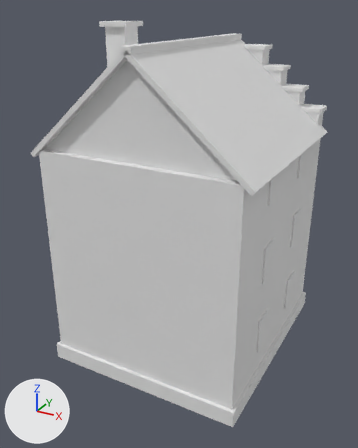
What one commit did to the glTF model assets/models/ce_gabled_townhouse_low.glb.
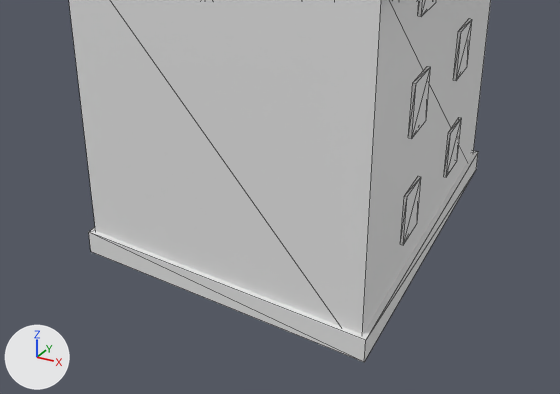
Each version appears first whole from a camera (50 mm lens) standing at (3.36, -6.57, 5.26) and looking at (-0.13, -0.22, 2.08), and next in a close-up on the part from 0% to 100% of the width and 44% to 100% of the height. Every picture has the same lights, and +X, +Y and +Z are marked at lower left. The first two pictures are the older version. The close-ups show mesh edges as thin lines. Where no turn or scale is listed for an object, it has been applied to the vertices. Vertices at exactly the same position are counted once.

Before the edit, the objects in view are built like this:
```python
me_ce_gabled_townhouse = bpy.data.meshes.new('Ce_gabled_townhouse')
me_ce_gabled_townhouse.from_pydata(...)  # 276 vertices, 416 faces; spans x -1.64..1.64, y -1.75..1.9, z -0.01..5.08
me_ce_gabled_townhouse.materials.append(mat_unit)  # white #e7e7e7
ob_ce_gabled_townhouse = bpy.data.objects.new('Ce_gabled_townhouse', me_ce_gabled_townhouse)
ob_ce_gabled_townhouse.location = (0.0, 0.0, 0.0)
```
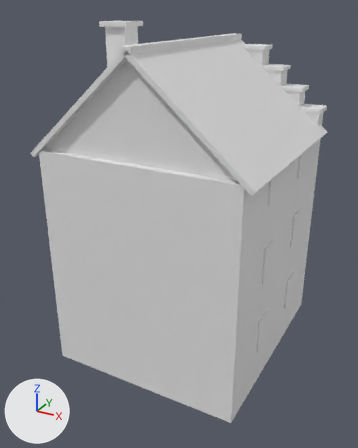
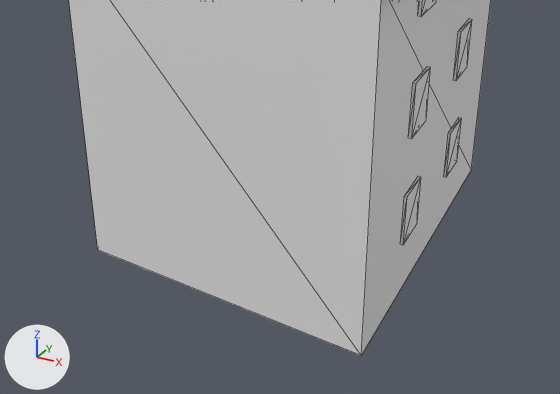
Where the change shows, as pixel boxes [x1, y1, x2, y2] in the close-ups (560 x 394 px):
'Ce_gabled_townhouse', reshaped: before [69, 0, 491, 362]; after [69, 0, 491, 356]
part 1 of me_ce_gabled_townhouse, deleted: before [89, 151, 478, 362]

Edits to the bpy script that builds the scene:
```text
Change me_ce_gabled_townhouse:
    used by ob_ce_gabled_townhouse; location = (0.0, 0.0, 0.0)
    remove me_ce_gabled_townhouse.from_pydata(...)  # 276 vertices, 416 faces; spans x -1.64..1.64, y -1.75..1.9, z -0.01..5.08
    add me_ce_gabled_townhouse.from_pydata(...)  # 268 vertices, 404 faces; spans x -1.64..1.64, y -1.72..1.9, z 0.0..5.08
    me_ce_gabled_townhouse part 1: the loose piece of 8 vertices spanning x -1.55..1.55, y -1.75..1.75, z -0.01..0.25 is deleted
```
